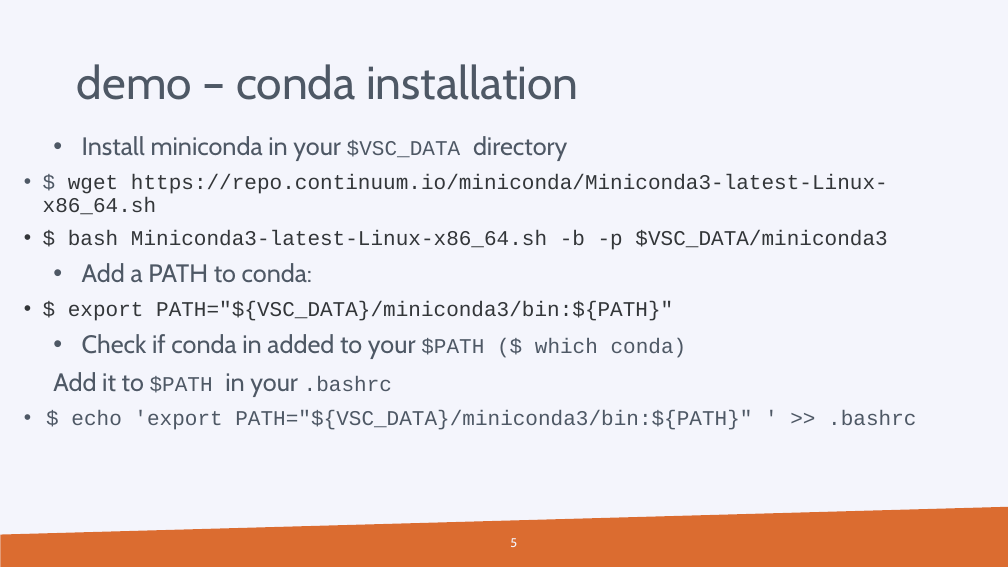
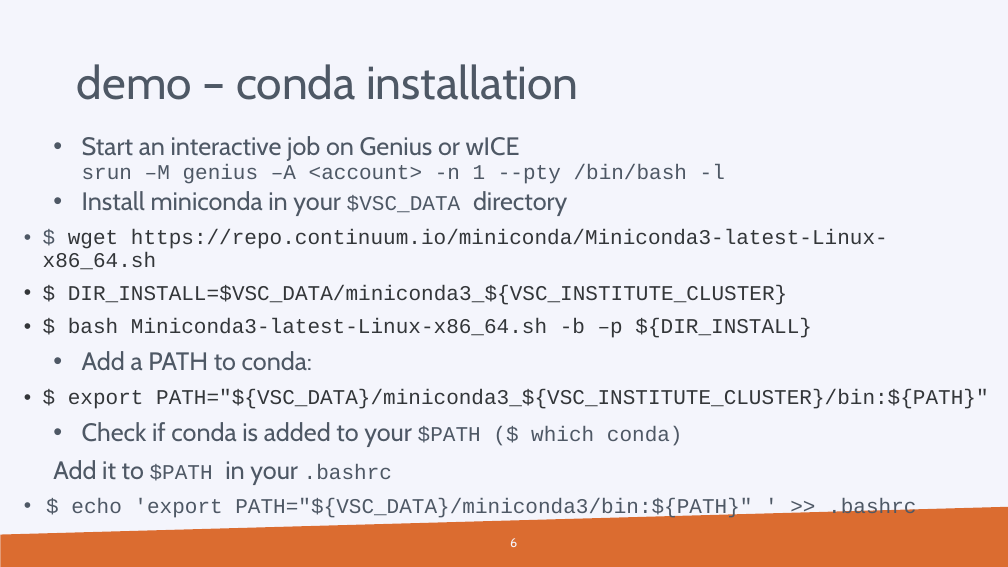
Before and after one commit to hpcleuven/HPC-intro, a slide deck: slide 6 of VSCintro-demo-slurm.pptx (slide 5 before the commit). Drawn at 1008x567 pixels with LibreOffice and Linux fonts; fonts in the diff are those of the drawing; background and template pictures are left out. Boxes give left, top, right and bottom in pixels: in the first picture for what was removed or moved away, otherwise in the second. Text is boxed around its words. In the diff, an @@ line names an element or a change of style, - is before the commit and + after.

```diff
--- a/VSCintro-demo-slurm.pptx
+++ b/VSCintro-demo-slurm.pptx
@@ text at (82,136,725,184): paragraph added @@
+    • Start an interactive job on Genius or wICE
+      srun –M genius –A <account> -n 1 --pty /bin/bash -l
@@ text at (68,285,812,338): text changed @@
-• $ bash Miniconda3-latest-Linux-x86_64.sh -b -p $VSC_DATA/miniconda3
+• $ DIR_INSTALL=$VSC_DATA/miniconda3_${VSC_INSTITUTE_CLUSTER}
+• $ bash Miniconda3-latest-Linux-x86_64.sh -b –p ${DIR_INSTALL}
@@ text at (68,389,988,447): text changed @@
-• $ export PATH="${VSC_DATA}/miniconda3/bin:${PATH}"
-• Check if conda in added to your $PATH ($ which conda)
+• $ export PATH="${VSC_DATA}/miniconda3_${VSC_INSTITUTE_CLUSTER}/bin:${PATH}"
+• Check if conda is added to your $PATH ($ which conda)
@@ page number at (510,538,517,547): text changed @@
-5
+6
```
Also in this commit, not shown: 2 other slides changed.
